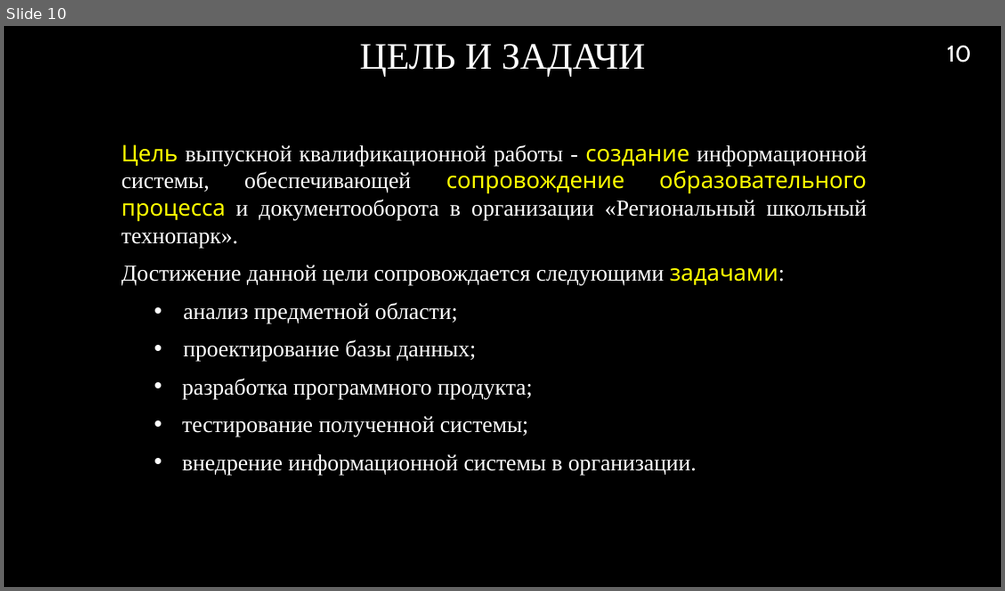
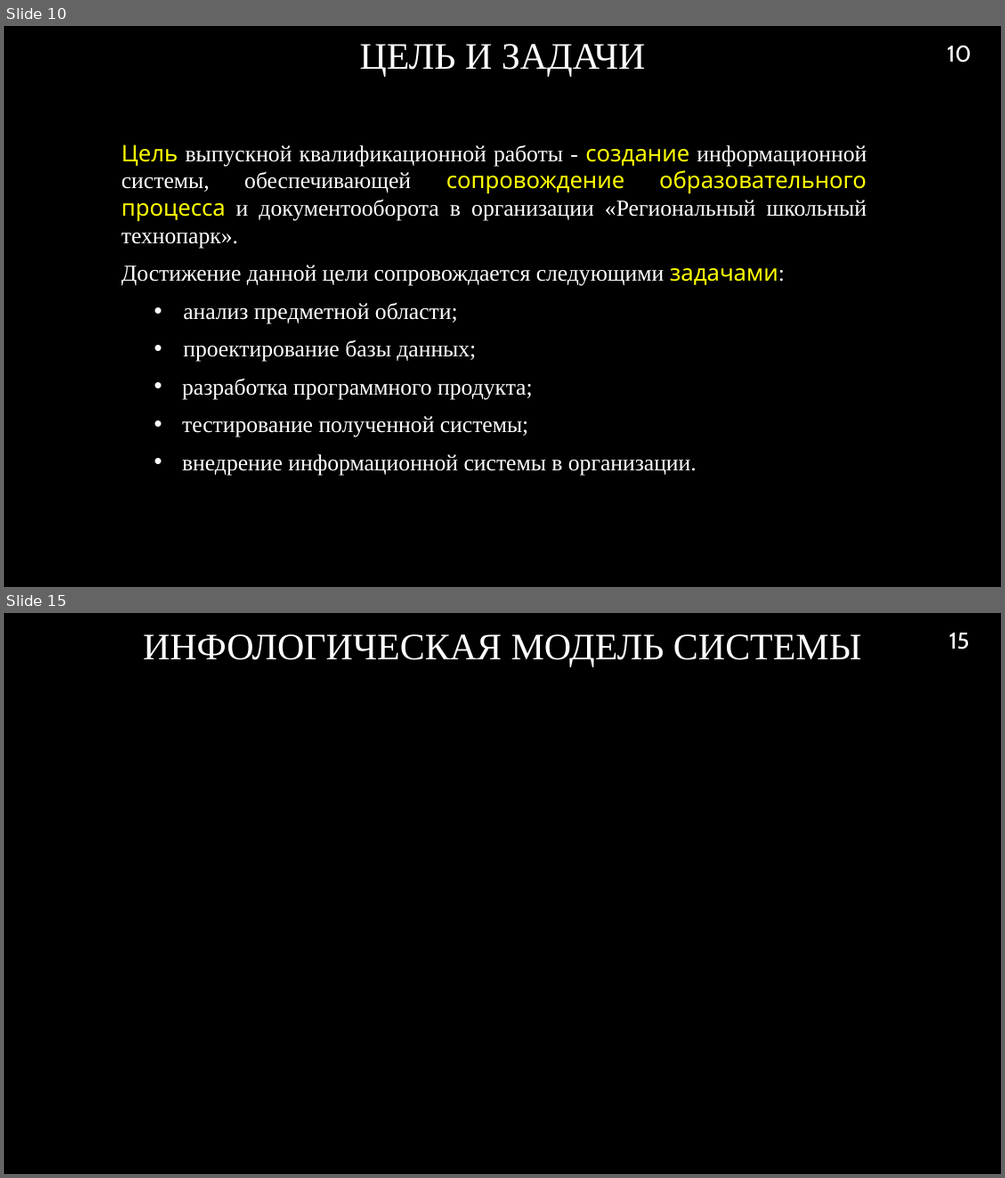
Before and after one commit to RAdKuzur/ASTU, a slide deck: Дипломная работа/Презентация.pptx. Shown one above the other, each under a label of ours: slide 10 before the commit, slides 10 and 15 after it; the slides between them are not shown. The pictures are 1005x591 and 1005x1178 pixels, drawn with LibreOffice and Linux fonts; fonts in the diff are those of the drawing; background and template pictures are left out. Boxes give left, top, right and bottom in pixels: in the first picture for what was removed or moved away, otherwise in the second. Text is boxed around its words. In the diff, an @@ line names an element or a change of style, - is before the commit and + after.

```diff
--- a/Дипломная работа/Презентация.pptx
+++ b/Дипломная работа/Презентация.pptx
@@ slide 15 added at (4, 613, 1001, 1174), background picture (left out) @@
@@ title added at (143, 634, 861, 666), 36 pt, text #FFFFFF @@
+ИНФОЛОГИЧЕСКАЯ МОДЕЛЬ СИСТЕМЫ
@@ page number added at (949, 633, 970, 649), 22 pt, text #FFFFFF @@
+15
```
Also in this commit, not shown: 4 slides changed, 6 other slides added, 3 slides removed, 1 other file.
